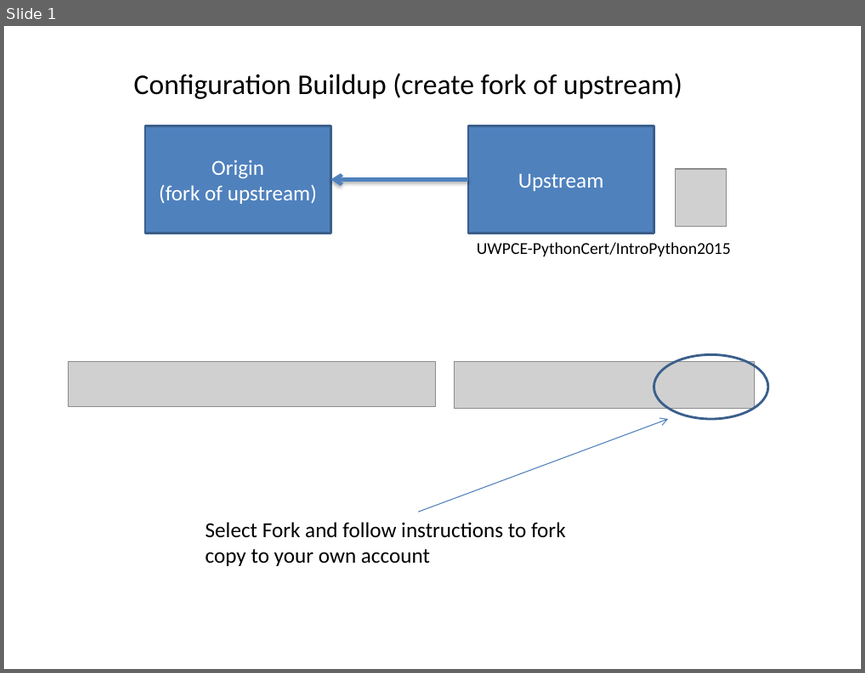
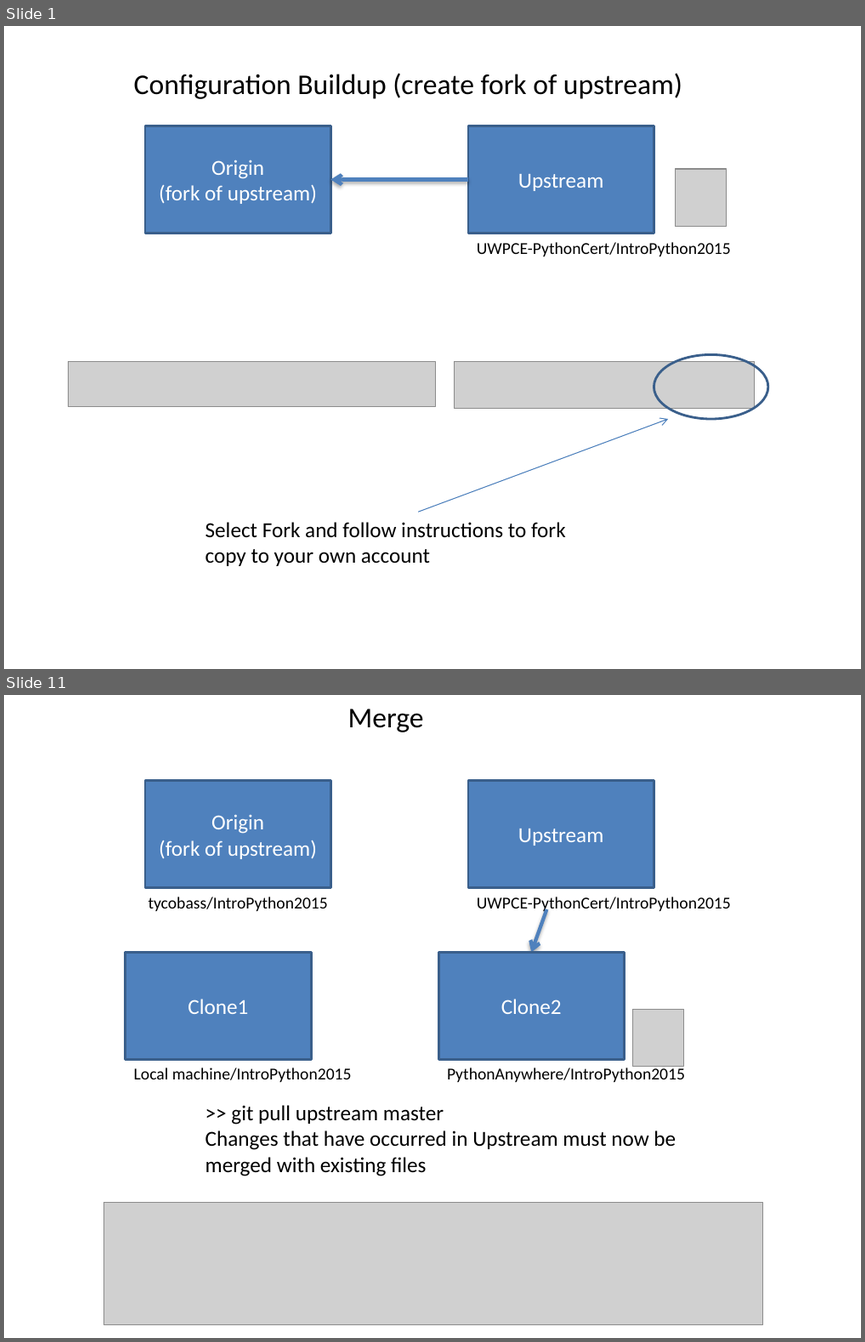
Before and after one commit to UWPCE-PythonCert/IntroToPython-2014, a slide deck: students/eric_v/debris/Using_git.pptx. Shown one above the other, each under a label of ours: slide 1 before the commit, slides 1 and 11 after it; the slides between them are not shown. The pictures are 865x673 and 865x1342 pixels, drawn with LibreOffice and Linux fonts; fonts in the diff are those of the drawing; grey boxes stand for pictures. Boxes give left, top, right and bottom in pixels: in the first picture for what was removed or moved away, otherwise in the second. Text is boxed around its words. In the diff, an @@ line names an element or a change of style, - is before the commit and + after.

```diff
--- a/students/eric_v/debris/Using_git.pptx
+++ b/students/eric_v/debris/Using_git.pptx
@@ slide 11 added at [4, 695, 861, 1338], background #FFFFFF @@
@@ text added at [348, 709, 424, 732], 24 pt, text #000000 @@
+Merge
@@ rectangle added at [145, 781, 331, 888], fill #4F81BD, outline #3A5F8C 2 pt, 18 pt, text #FFFFFF @@
+Origin
+(fork of upstream)
@@ rectangle added at [468, 781, 654, 888], fill #4F81BD, outline #3A5F8C 2 pt, 18 pt, text #FFFFFF @@
+Upstream
@@ text added at [148, 896, 328, 911], 14 pt, text #000000 @@
+tycobass/IntroPython2015
@@ text added at [477, 896, 731, 913], 14 pt, text #000000 @@
+UWPCE-PythonCert/IntroPython2015
@@ arrow added from (546, 909) to (531, 952), #4F81BD 3 pt @@
@@ rectangle added at [126, 952, 312, 1059], fill #4F81BD, outline #3A5F8C 2 pt, 18 pt, text #FFFFFF @@
+Clone1
@@ rectangle added at [438, 952, 624, 1059], fill #4F81BD, outline #3A5F8C 2 pt, 18 pt, text #FFFFFF @@
+Clone2
@@ picture added at [632, 1009, 683, 1066] @@
@@ text added at [134, 1067, 352, 1082], 14 pt, text #000000 @@
+Local machine/IntroPython2015
@@ text added at [447, 1066, 685, 1082], 14 pt, text #000000 @@
+PythonAnywhere/IntroPython2015
@@ text added at [205, 1105, 676, 1176], 18 pt, text #000000 @@
+>> git pull upstream master
+Changes that have occurred in Upstream must now be merged with existing files
@@ picture added at [104, 1202, 763, 1325] @@
```
Also in this commit, not shown: 7 slides changed, 2 other slides added.
